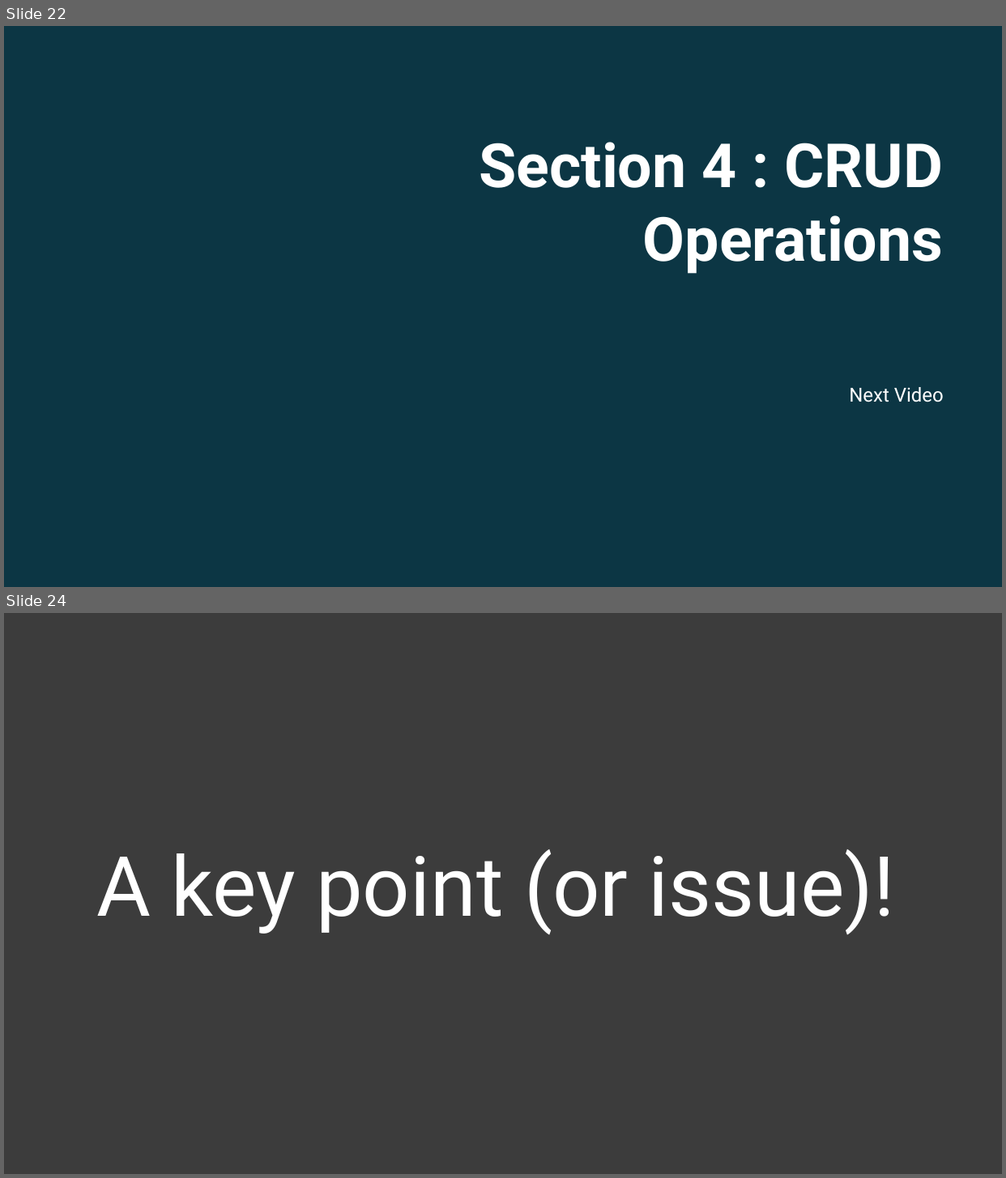
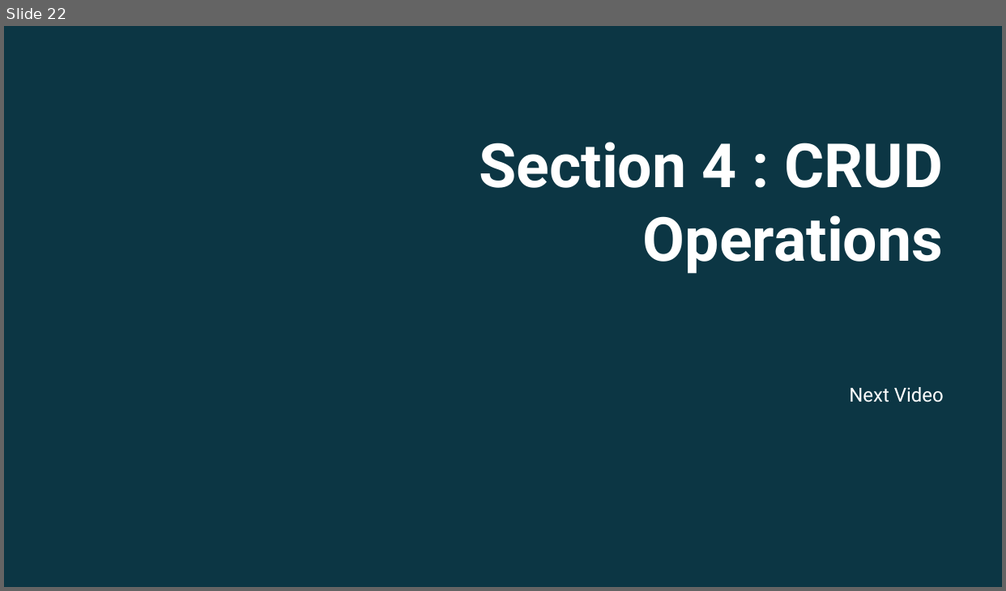
Before and after one commit to twalkerb/Entity-foundation-.NET-6, a slide deck: Sections/Section 3/Entity Fundamentals Using .NET 6_Section 3.pptx. Shown one above the other, each under a label of ours: slides 22 and 24 before the commit, slide 22 after it; the slides between them are not shown. The pictures are 1006x1178 and 1006x591 pixels, drawn with LibreOffice and Linux fonts; fonts in the diff are those of the drawing; background and template pictures are left out; a plain dark background stands for a picture behind light text. Boxes give left, top, right and bottom in pixels: in the first picture for what was removed or moved away, otherwise in the second. Text is boxed around its words. In the diff, an @@ line names an element or a change of style, - is before the commit and + after.

```diff
--- a/Sections/Section 3/Entity Fundamentals Using .NET 6_Section 3.pptx
+++ b/Sections/Section 3/Entity Fundamentals Using .NET 6_Section 3.pptx
@@ slide 24 removed at [4, 613, 1002, 1174], background #3C3C3C @@
@@ title removed at [96, 850, 895, 935] @@
-A key point (or issue)!
```
Also in this commit, not shown: 2 slides changed, 9 other slides removed, 24 other files.
